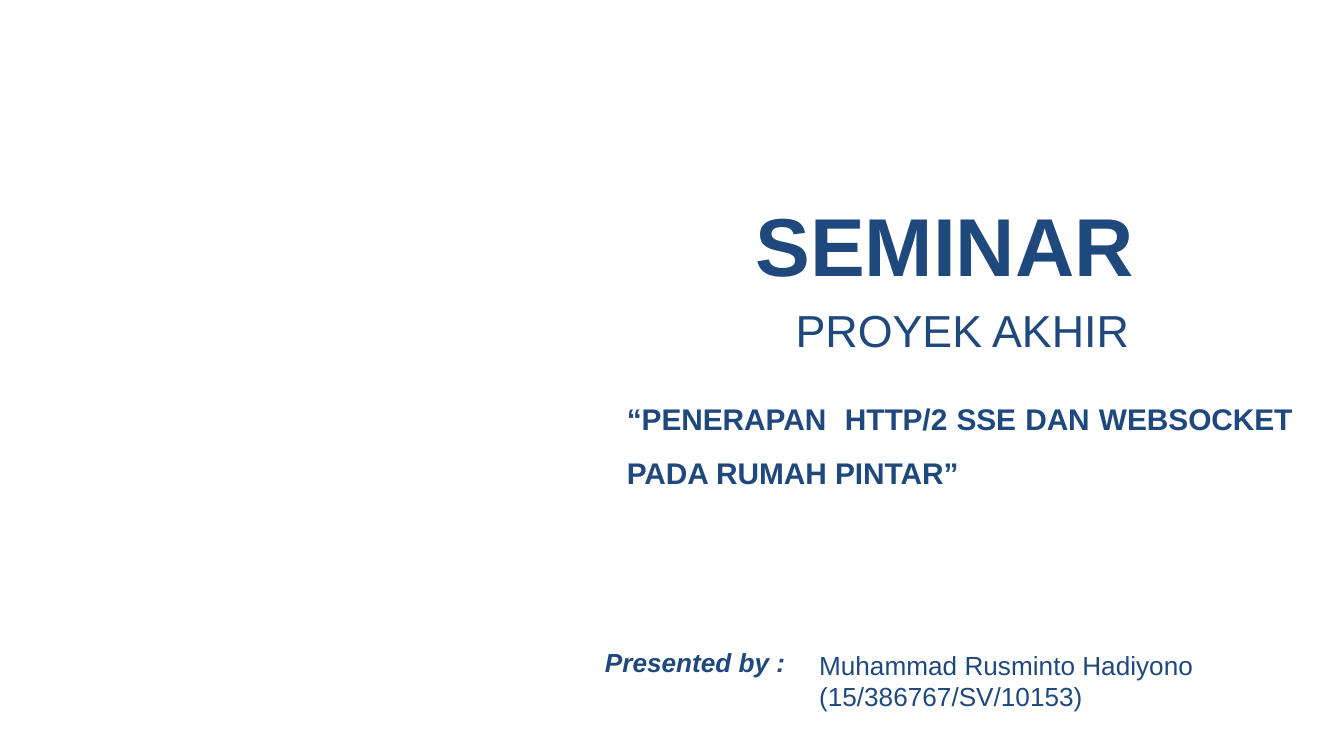
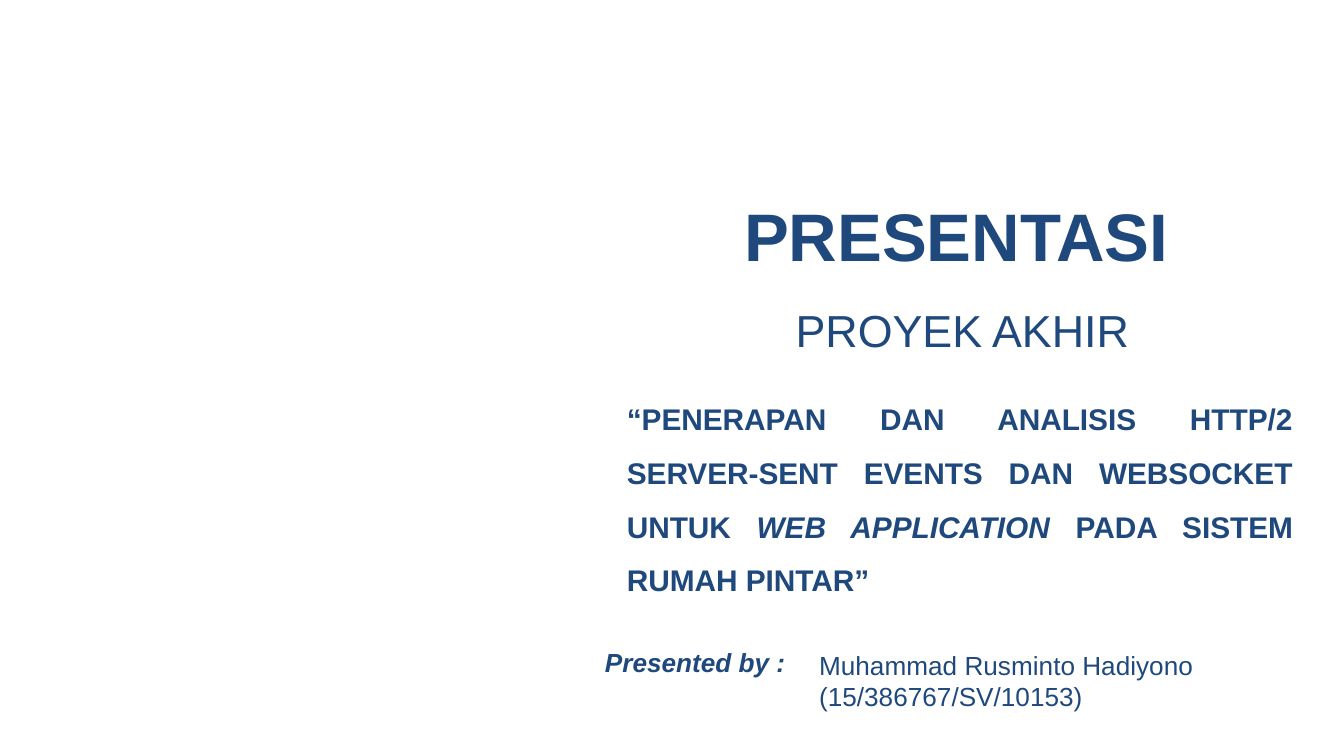
Before and after one commit to rusminto/ws_sse, a slide deck: slide 1 of berkas/ppt muham.pptx. Drawn at 1344x756 pixels with LibreOffice and Linux fonts; fonts in the diff are those of the drawing; background and template pictures are left out. Boxes give left, top, right and bottom in pixels: in the first picture for what was removed or moved away, otherwise in the second. Text is boxed around its words. In the diff, an @@ line names an element or a change of style, - is before the commit and + after.

```diff
--- a/berkas/ppt muham.pptx
+++ b/berkas/ppt muham.pptx
@@ text at [744, 214, 1168, 262]: text changed; size 44 to 36 pt @@
-SEMINAR
+PRESENTASI
@@ text at [627, 408, 1293, 592]: text changed @@
-“PENERAPAN HTTP/2 SSE DAN WEBSOCKET PADA RUMAH PINTAR”
+“PENERAPAN DAN ANALISIS HTTP/2 SERVER-SENT EVENTS DAN WEBSOCKET UNTUK WEB APPLICATION PADA SISTEM RUMAH PINTAR”
```
Also in this commit, not shown: 23 other slides changed, 2 slides removed, 50 other files.
